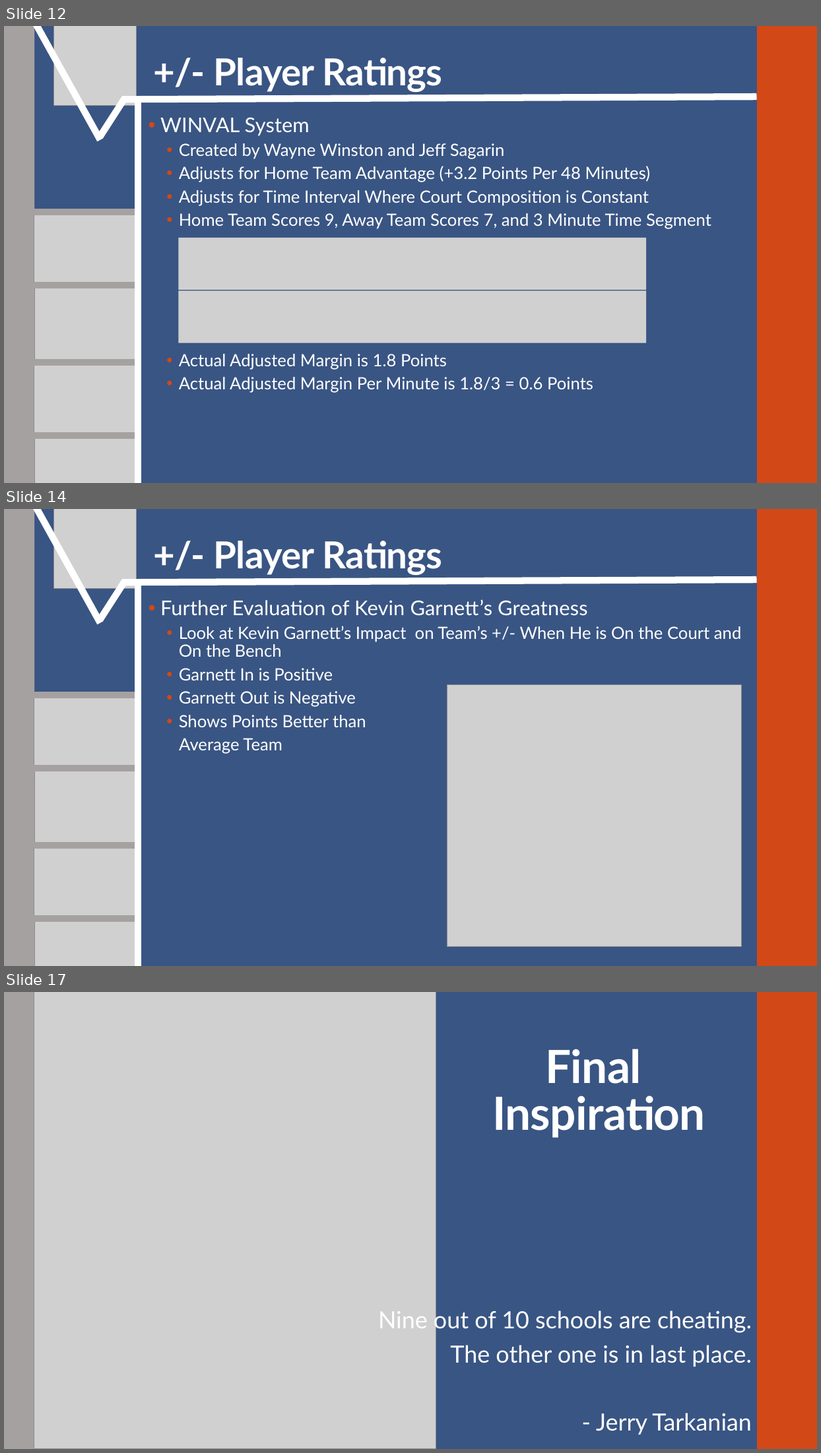
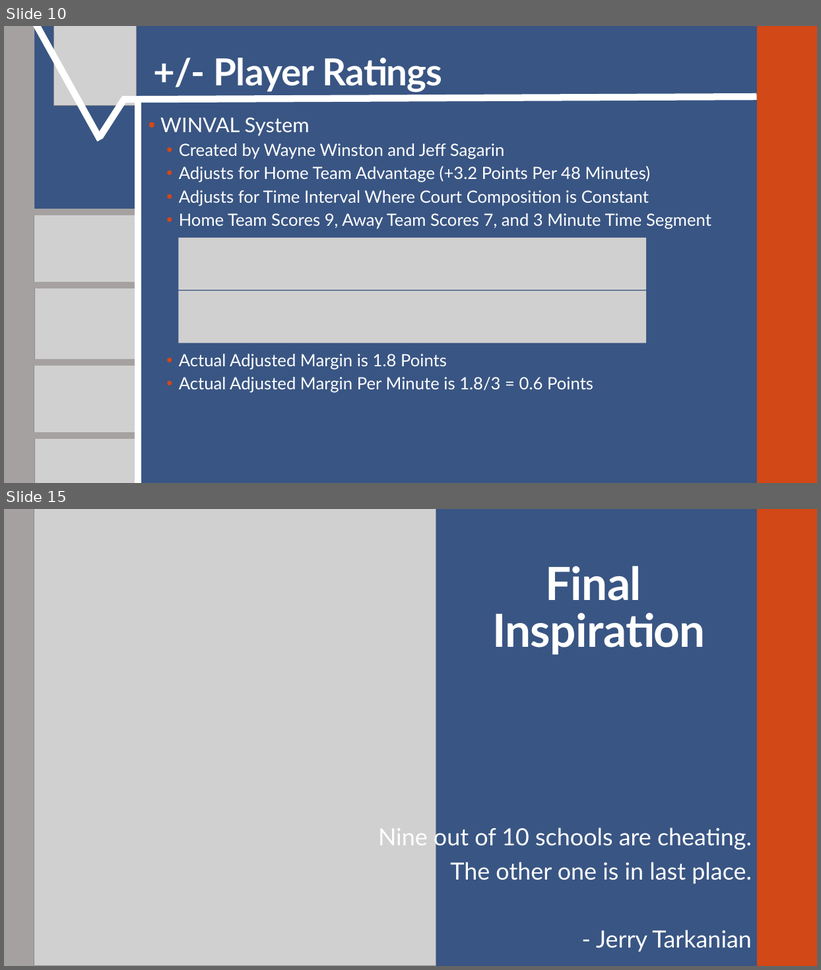
Before and after one commit to SuperMarioGiacomazzo/STOR538_WEBSITE, a slide deck: Slides/Basketball 2/Basketball_2_Lecture.pptx. Shown one above the other, each under a label of ours: slides 12, 14 and 17 before the commit, slides 10 and 15 after it; the slides between them are not shown. The pictures are 821x1453 and 821x970 pixels, drawn with LibreOffice and Linux fonts; fonts in the diff are those of the drawing; grey boxes stand for pictures. Boxes give left, top, right and bottom in pixels: in the first picture for what was removed or moved away, otherwise in the second. Text is boxed around its words. In the diff, an @@ line names an element or a change of style, - is before the commit and + after.

```diff
--- a/Slides/Basketball 2/Basketball_2_Lecture.pptx
+++ b/Slides/Basketball 2/Basketball_2_Lecture.pptx
@@ slide 14 removed at bbox=[4, 509, 817, 966], background #395583; not listed: 2 template elements that a slide beside it also shows @@
@@ line removed from (33, 509) to (100, 623) @@
@@ picture removed at bbox=[54, 509, 136, 588] @@
@@ title removed at bbox=[213, 541, 442, 575] @@
-+/- Player Ratings
@@ line removed from (100, 619) to (125, 582) @@
@@ line removed from (122, 582) to (757, 580) @@
@@ line removed from (138, 966) to (138, 582) @@
@@ text removed at bbox=[160, 599, 742, 754] @@
-• Further Evaluation of Kevin Garnett’s Greatness
-  • Look at Kevin Garnett’s Impact on Team’s +/- When He is On the Court and On the Bench
-  • Garnett In is Positive
-  • Garnett Out is Negative
-  • Shows Points Better than
-  Average Team
@@ picture removed at bbox=[448, 685, 741, 948] @@
@@ line removed from (29, 695) to (135, 695) @@
@@ picture removed at bbox=[34, 697, 141, 771] @@
@@ line removed from (28, 768) to (135, 768) @@
@@ picture removed at bbox=[34, 771, 141, 846] @@
@@ line removed from (29, 846) to (135, 846) @@
@@ line removed from (29, 846) to (135, 846) @@
@@ picture removed at bbox=[34, 848, 141, 922] @@
@@ line removed from (28, 919) to (135, 919) @@
@@ picture removed at bbox=[34, 922, 141, 966] @@
@@ what was slide 12 is now slide 10 @@
@@ what was slide 17 is now slide 15 @@
```
Also in this commit, not shown: 3 slides changed, 1 slide added, 2 other slides removed, 6 other files.
